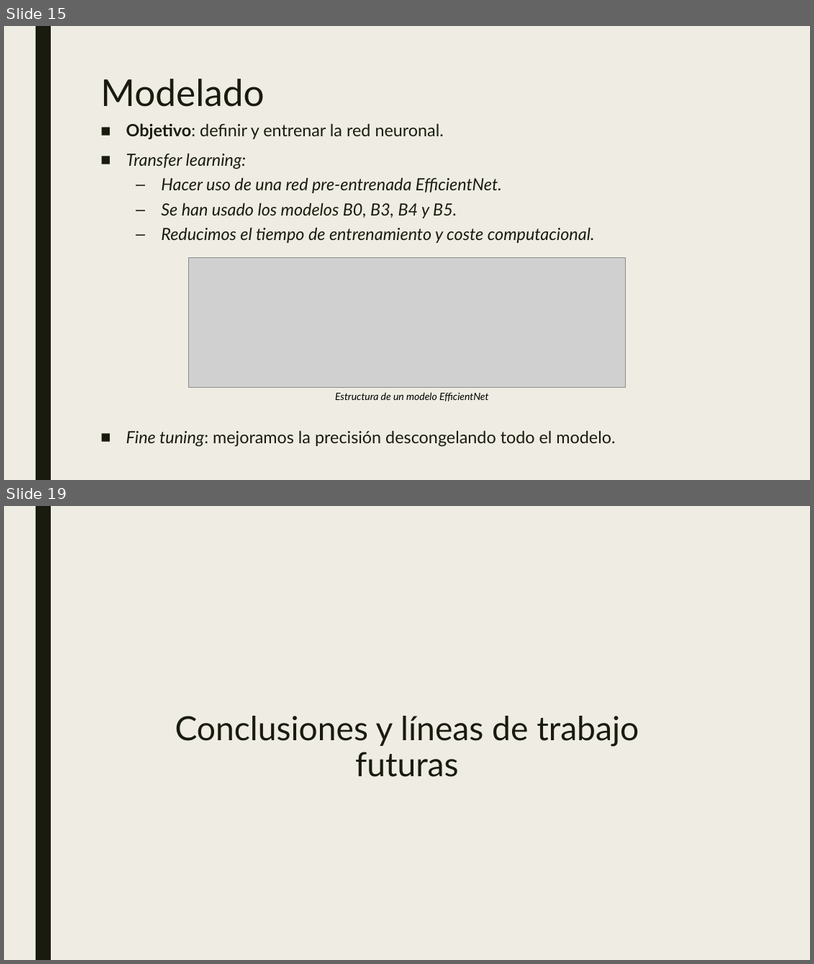
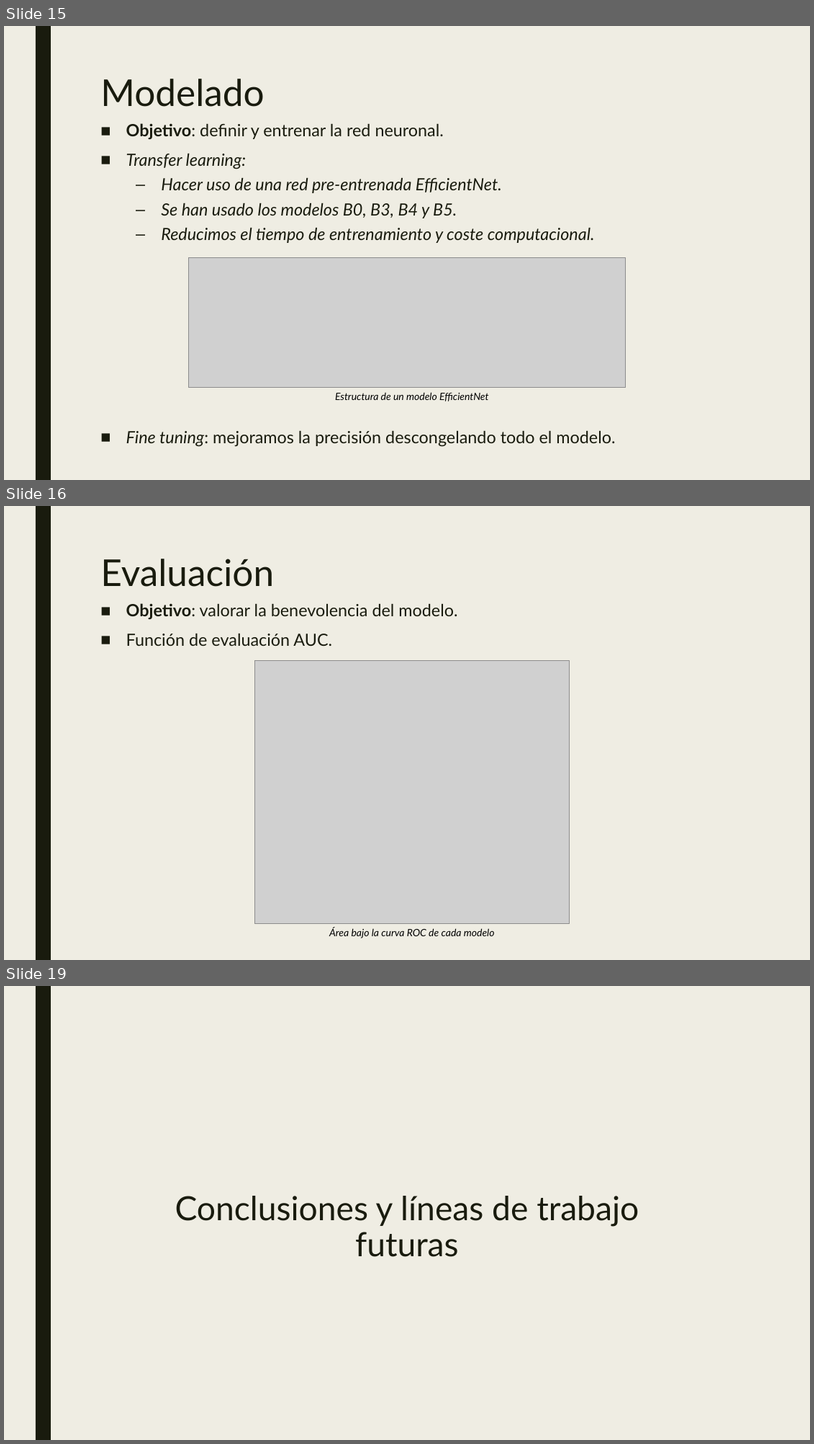
Before and after one commit to mariousm/Pneumonia-Detection, a slide deck: doc/presentacoin1.pptx. Shown one above the other, each under a label of ours: slides 15 and 19 before the commit, slides 15, 16 and 19 after it; the slides between them are not shown. The pictures are 814x964 and 814x1444 pixels, drawn with LibreOffice and Linux fonts; fonts in the diff are those of the drawing; grey boxes stand for pictures. Boxes give left, top, right and bottom in pixels: in the first picture for what was removed or moved away, otherwise in the second. Text is boxed around its words. In the diff, an @@ line names an element or a change of style, - is before the commit and + after.

```diff
--- a/doc/presentacoin1.pptx
+++ b/doc/presentacoin1.pptx
@@ slide 16 added at (x1=4, y1=506, x2=810, y2=960), background #EFEDE3; not listed: 1 template element that a slide beside it also shows @@
@@ title added at (x1=100, y1=559, x2=274, y2=587), 44 pt, text #191B0E @@
+Evaluación
@@ text added at (x1=126, y1=603, x2=458, y2=646), 20 pt, text #191B0E @@
+■ Objetivo: valorar la benevolencia del modelo.
+■ Función de evaluación AUC.
@@ picture added at (x1=255, y1=660, x2=570, y2=923) @@
@@ text added at (x1=329, y1=926, x2=495, y2=938), 12 pt, text #000000, italic @@
+Área bajo la curva ROC de cada modelo
```
Also in this commit, not shown: 3 other slides added, 4 slides removed.
